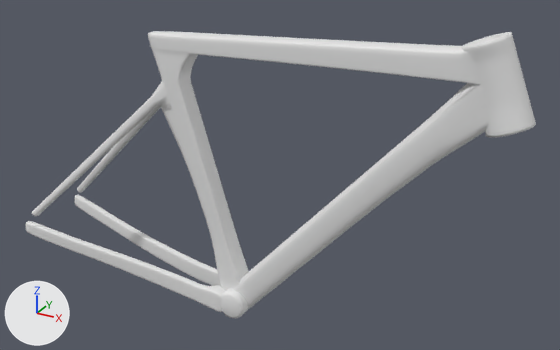
Before and after pictures for a commit that changed the Blender file main.blend.
Before and after are seen from a camera (50 mm lens) standing at (0.658, -1.105, 0.793) and looking at (0.034, 0.029, 0.226). The axes (+X, +Y, +Z) are drawn at lower left. The lights are the same throughout.

In view in the first picture: 'Bottom Fork', 'Frame', 'Hub', 'Top Fork Clone'.
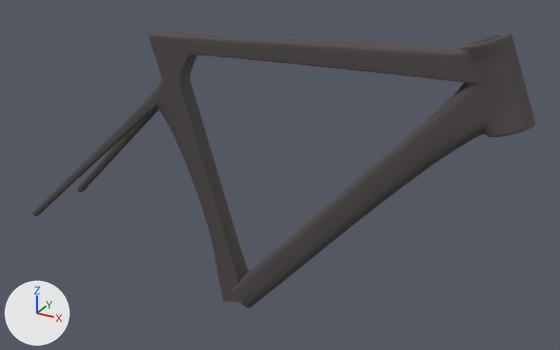
Commit message: resolved issue with back fork

The change in detail:
Material 'Black Carbon' (mat_black_carbon) is new.
Its base color is (0.0766, 0.0658, 0.0658) (dark grey #4e4949).
Its roughness is 0.761.
me_cylinder_002 is used by ob_frame; location (-0.19, 0.0, 0.382); rotation (0.0, 1.289, 0.0), in degrees (0, 74, 0).
me_cylinder_002 had 2460 vertices, 2458 faces and spanned x -0.088..0.466, y -0.029..0.029, z -0.022..0.643.
me_cylinder_002 now has 2459 vertices, 2456 faces and spans x -0.088..0.466, y -0.077..0.077, z -0.391..0.643.
Part 1, on me_cylinder_002:
42 vertices are removed from x -0.001..0.08, y -0.014..0.016, z -0.022..0.045.
72 faces are deleted.
11 vertices in x -0.008, y -0.017..0.017, z 0.053 move by (0.0, 0.0, 0.001).
10 vertices in x 0.006..0.008, y -0.017..0.017, z 0.037..0.046 move by (-0.005, 0.0, 0.001).
5 vertices in x -0.002..-0.001, y -0.013..0.013, z 0.0..0.003 move by (-0.008, 0.0, 0.0).
4 vertices in x 0.003..0.005, y -0.017..0.017, z 0.023..0.03 move by (-0.006, 0.0, 0.001).
4 vertices in x 0.0..0.002, y -0.016..0.016, z 0.011..0.017 move by (-0.007, 0.0, 0.001).
14 vertices move from x -0.02..0.076, y -0.017..0.013, z -0.021..0.054 to x -0.02..0.076, y -0.02..0.02, z -0.029..0.056.
41 vertices are added at x -0.008..0.228, y -0.077..0.077, z -0.391..0.045.
70 new faces join them, smooth.
me_cylinder_002 part 2: 2386 faces spanning x -0.088..0.466, y -0.029..0.029, z -0.024..0.643 switch from no material to mat_black_carbon (dark grey #4e4949).
Object 'Bottom Fork' (ob_bottom_fork) is now hidden.
Object 'Hub' (ob_hub) is now hidden.
Object 'Top Fork Clone' (ob_top_fork_clone) is deleted.

Where the change shows, as pixel boxes (x1, y1, x2, y2) in the pictures (560 x 350 px; the box of a moved part takes in the faces that stretch with it):
'Frame', reshaped (30% wider)
    before: (148, 31, 536, 308)
    after: (32, 31, 535, 308)
'Bottom Fork', hidden
    before: (26, 195, 225, 312)
'Top Fork Clone', deleted
    before: (32, 81, 172, 216)
'Hub', hidden
    before: (221, 288, 249, 318)
part 1 of me_cylinder_002, moved or reshaped
    before: (159, 58, 194, 136)
    after: (32, 58, 194, 216)
part 2 of me_cylinder_002, recoloured
    both: (149, 31, 535, 308)
